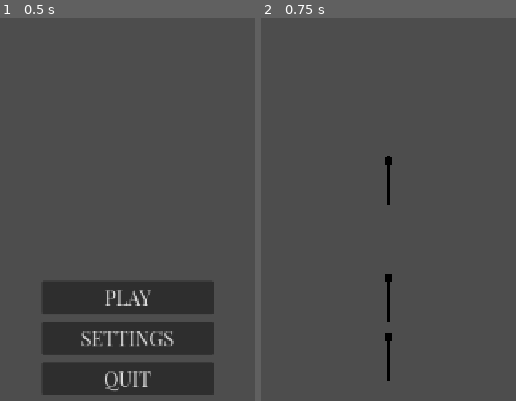
Above: before the commit, frames 1-2 (left to right).
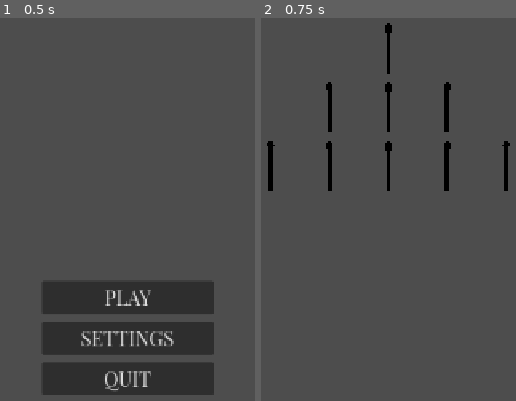
Above: after the commit, the same moments.

Repository: alex-bo7/ashes_of_nim_481
Game: Godot game, scene res://MainMenu/main_menu.tscn
Two runs of this game, one before a commit and one after it. Both use one fixed random seed, a clock stepped at 60 frames per second and the inputs below.
Inputs:
- Up to frame 1 (0.5 s): no input
- Up to frame 2 (0.75 s): click "PLAY" at 0.5 s

Frame 1 is identical in both runs. In frame 2, 2.3% of the frame differs, in the area x 2-98%, y 1-95%.

Commit message:
Placing matches algorithm completed

Diff:
--- a/NimGameScene/nin_game_scene.gd
+++ b/NimGameScene/nin_game_scene.gd
@@ -4,11 +4,7 @@
 const PLACEMENT_STEPS: float = 0.2
 
 func _ready() -> void:
-	# cut arr length in half
-	var vertical_halfs: Array = calculate_halfs(GameSettings.matches_arr.size())
-
-	place_match_sticks(vertical_halfs[0], true, 1)
-	place_match_sticks(vertical_halfs[1], true, -1)
+	place_match_sticks(GameSettings.matches_arr.size())
 
 
 func calculate_halfs(length: int) -> Array:
@@ -18,16 +14,38 @@
 	print_debug('array halfs: ', arr_first_half, ', ', arr_second_half)
 	return [arr_first_half, arr_second_half]
 
-# the first one place += 0.1 then PLACEMENT STEPS
-func place_match_sticks(amount: int, is_vertical: bool, direction: int) -> void:
-	var step: float = PLACEMENT_STEPS
+
+func place_match(i:int, x:float, y:float) -> void:
+	var match_stick_instance = MATCH_STICK_SCENE.instantiate()
+	match_stick_instance.row_idx = i
+	match_stick_instance.freeze = true
+
+	match_stick_instance.position = Vector3(x, y, 0)
+	add_child(match_stick_instance)
+	print_debug('match: ', match_stick_instance.position)
+
+
+func place_match_sticks(amount: int) -> void:
+	var steps_y: float = 0
+	var steps_x: float = 0
+
 	for i in range(amount):
-		var match_stick_instance = MATCH_STICK_SCENE.instantiate()
-		match_stick_instance.row_idx = i
-		match_stick_instance.freeze = true
+		place_match(i, steps_x, steps_y)
 
-		if is_vertical:
-			match_stick_instance.position = Vector3(0, step * direction, 0)
-		add_child(match_stick_instance)
+		if GameSettings.matches_arr[i] > 1: # got to place more matches, this time horizontally
+			print(GameSettings.matches_arr[i])
+			var halfs = calculate_halfs(GameSettings.matches_arr[i])
+			halfs[1] -= 1 # we subtract 1 becaue we already place 1 match
 
-		step += PLACEMENT_STEPS
+			for j in range(halfs[0]):
+				steps_x -= PLACEMENT_STEPS
+				place_match(i, steps_x, steps_y)
+			steps_x = 0
+
+			for k in range(halfs[1]):
+				steps_x += PLACEMENT_STEPS
+				place_match(i, steps_x, steps_y)
+			steps_x = 0
+
+		steps_y -= PLACEMENT_STEPS
+		print("steps_y", steps_y)
--- a/NimGameScene/nin_game_scene.tscn
+++ b/NimGameScene/nin_game_scene.tscn
@@ -6,4 +6,8 @@
 script = ExtResource("1_o5sb6")
 
 [node name="Camera3D" type="Camera3D" parent="."]
-transform = Transform3D(1, 0, 0, 0, 1, 0, 0, 0, 1, 0, 0, 1)
+transform = Transform3D(1, 0, 0, 0, 1, 0, 0, 0, 1, 0, -0.65, 1)
+
+[node name="CSGBox3D" type="CSGBox3D" parent="."]
+transform = Transform3D(0.1, 0, 0, 0, 0.1, 0, 0, 0, 0.1, 0, 0, 0)
+visible = false
